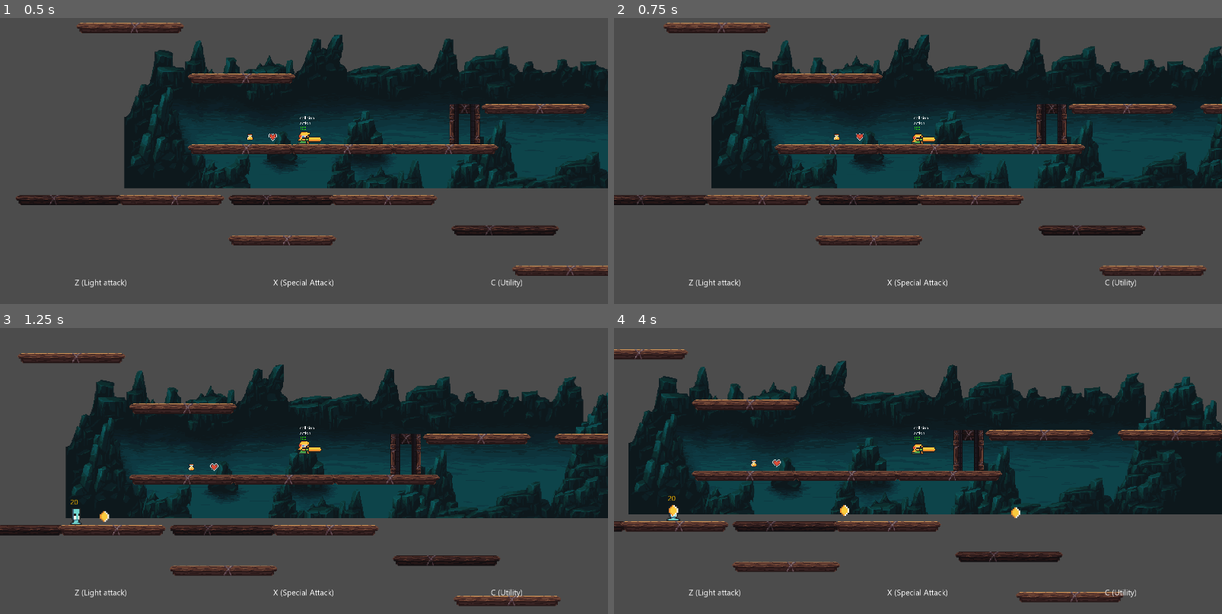
Above: before the commit, frames 1-4 (two rows, left to right).
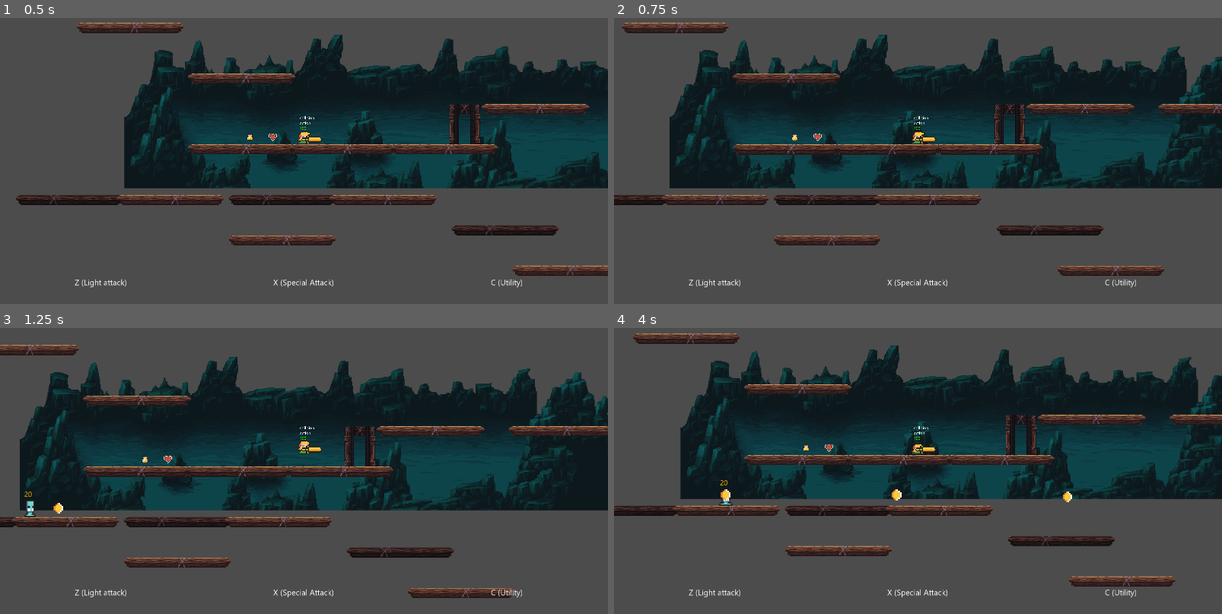
Above: after the commit, the same moments.

Repository: mirondorin/DQ-RL
Game: Godot game, scene res://scenes/MainScene.tscn
Same seed, same stepped clock (60 frames per second), same inputs: the game is played once before the commit and once after it.
Inputs (mouse positions are in pixels of both pictures, inside the frame that each line leads up to):
- Up to frame 1 (0.5 s): no input
- Up to frame 2 (0.75 s): tap Enter at 0.5 s; move the mouse to (1051, 115) at 0.52 s; hold Right (ui_right) from 0.53 s (still down); hold C (utility) from 0.53 s (still down)
- Up to frame 3 (1.25 s): keep holding Right (ui_right); keep holding C (utility); tap Up (ui_up) at 0.77 s
- Up to frame 4 (4 s): move the mouse to (796, 459) at 1.27 s; release C (utility) at 1.28 s; tap X (special_attack) at 1.35 s; tap Up (ui_up) at 1.52, 3.02, 3.77 s; tap C (utility) at 1.55, 2.85, 3.8 s; move the mouse to (978, 368) at 2.02 s; release Right (ui_right) at 2.03 s; hold Left (ui_left) 2.03-2.78 s; hold C (utility) 2.03-2.78 s; move the mouse to (887, 511) at 2.77 s; hold Right (ui_right) from 2.78 s (still down); move the mouse to (1100, 493) at 3.52 s; hold X (special_attack) from 3.53 s (still down)

Frame 1 is identical in both runs. In frame 2, 19% of the frame differs, in the area x 0-100%, y 1-91%; in frame 3, 31%; in frame 4, 35%, in the area x 0-100%, y 1-97%.

Commit message:
update

Diff:
--- a/project.godot
+++ b/project.godot
@@ -78,6 +78,11 @@
 "events": [ Object(InputEventKey,"resource_local_to_scene":false,"resource_name":"","device":0,"alt":false,"shift":false,"control":false,"meta":false,"command":false,"pressed":false,"scancode":16777244,"unicode":0,"echo":false,"script":null)
  ]
 }
+debug_test={
+"deadzone": 0.5,
+"events": [ Object(InputEventMouseButton,"resource_local_to_scene":false,"resource_name":"","device":0,"alt":false,"shift":false,"control":false,"meta":false,"command":false,"button_mask":0,"position":Vector2( 0, 0 ),"global_position":Vector2( 0, 0 ),"factor":1.0,"button_index":1,"pressed":false,"doubleclick":false,"script":null)
+ ]
+}
 
 [rendering]
 
--- a/scripts/PlayableCharacter.gd
+++ b/scripts/PlayableCharacter.gd
@@ -54,15 +54,16 @@
 
 func dash(delta):
 	var dir = -1 if $AnimatedSprite.flip_h else 1
-	impulse(300, Vector2(dir, -0.1))
+	self.GRAVITY = 0
+	velocity.y = 0
+	impulse(500, Vector2(dir, -0.001), 10)
 
 func solve_animation(velocity,delta):
-	if velocity.x != 0:
-		if $AnimationPlayer.current_animation != 'special-attack':
-			if x_direction < 0:
-				$AnimatedSprite.flip_h = true
-			elif x_direction > 0:
-				$AnimatedSprite.flip_h = false
+	if $AnimationPlayer.current_animation != 'special-attack':
+		if x_direction < 0:
+			$AnimatedSprite.flip_h = true
+		elif x_direction > 0:
+			$AnimatedSprite.flip_h = false
 	current_weapon.update_orientation($AnimatedSprite.flip_h)
 
 	if in_jump or velocity.y>delta*GRAVITY+0.1: #in jump/falling
@@ -134,9 +135,13 @@
 		in_dash = true
 		dash(delta)
 		yield(get_tree().create_timer(0.2), "timeout")
+		self.GRAVITY = get_node('../GlobalSettings').GRAVITY
 		in_dash = false
-#	if Input.is_action_just_pressed("utility"):
-#		impulse(300, Vector2(0.5, -1))
+		self.impulse_force = 0
+		self.impulse_step = 5
+	if Input.is_action_just_pressed("debug_test"):
+		var dir = (self.position - get_global_mouse_position()).normalized() * -1
+		impulse(400, dir)
 
 	if Input.is_action_just_pressed("debug_switch_weapon"):
 		switch_weapon()
@@ -144,25 +149,28 @@
 var impulse_force = 0
 var impulse_dir = Vector2(0, 0)
 var in_impulse = false
-
-func impulse(force, direction):
-	impulse_force = force
+var impulse_step = 5
+
+func impulse(force, direction, step = 5):
+	impulse_force += force
 	impulse_dir = direction
+	impulse_step = step
 	in_impulse = true
 
 func solve_impulse():
-
 	if impulse_force > 0:
-		impulse_force -= 5
+		impulse_force -= impulse_step
 	if impulse_force <= 0:
 		impulse_dir = Vector2(0, 0)
 		impulse_force = 0
+		impulse_step = 5
 		in_impulse = false
 
 
 func _physics_process(delta):
 	velocity.y += delta * GRAVITY
 	solve_impulse()
+
 	if is_on_floor():
 		velocity.y=0
 		jump_intensity = 0
@@ -171,19 +179,20 @@
 
 	if is_on_ceiling():
 		velocity.y=max(0,velocity.y)
-		impulse_force = 0
+		impulse_force /= 3
 
 	if is_on_wall():
-		impulse_force = 0
+		impulse_force /= 3
 
 	solve_animation(velocity,delta)
 	solve_input(delta)
 	#dash(delta)
 
-	if in_impulse:
-		x_direction = 0
-
-	var vel = Vector2(self.velocity.x + x_direction * SPEED +  + impulse_dir.x * impulse_force,
+#	if in_impulse:
+#		x_direction = 0
+
+	velocity.x = x_direction * SPEED + impulse_dir.x * impulse_force
+	var vel = Vector2(velocity.x,
 	self.velocity.y + impulse_dir.y * impulse_force )
 
 	move_and_slide(vel, Vector2(0, -1))
